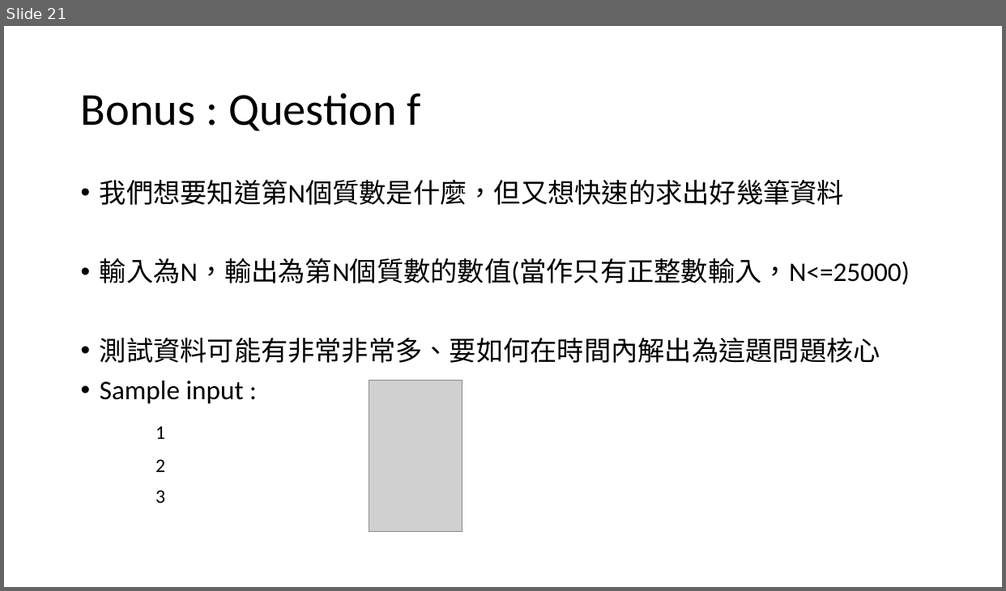
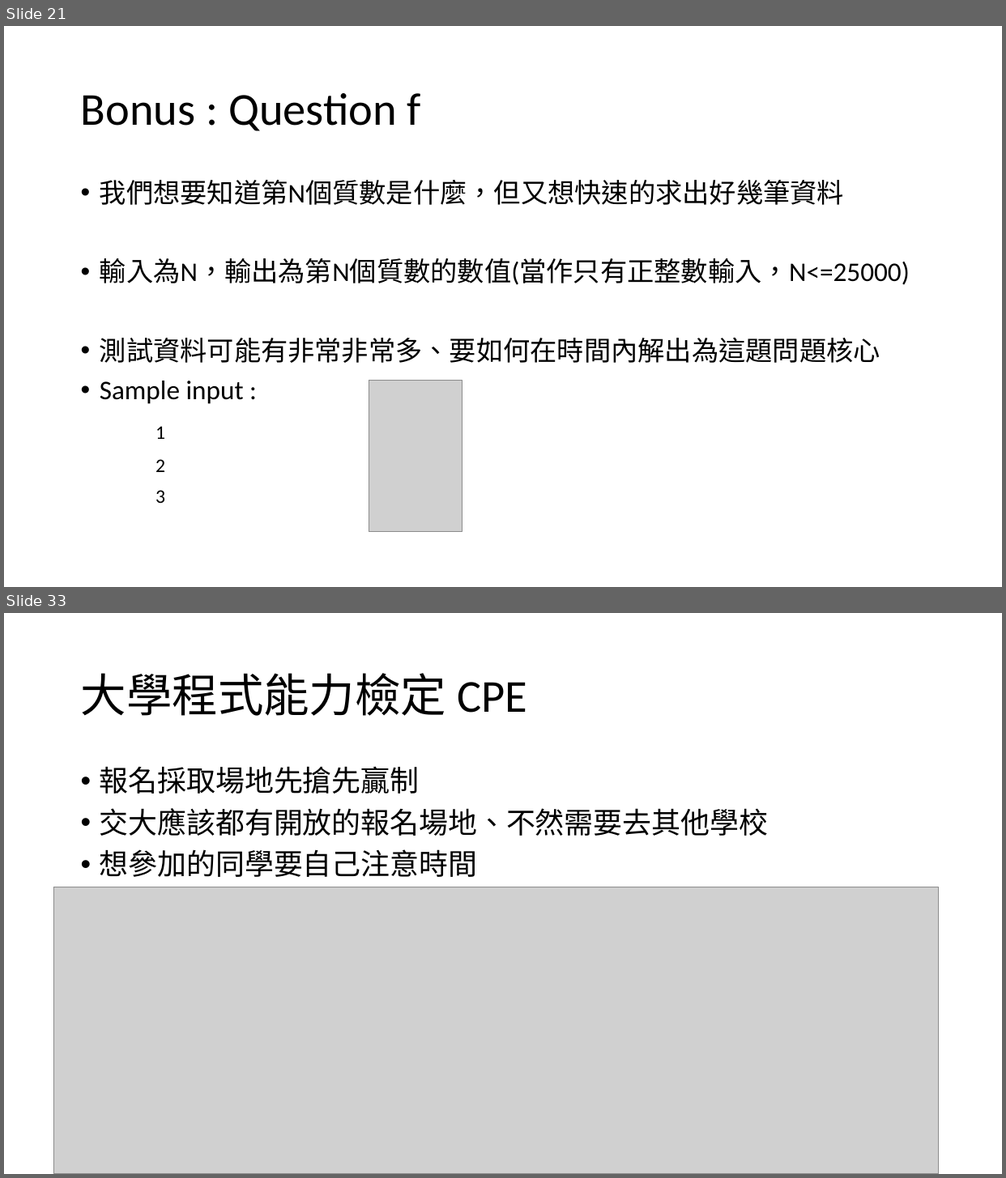
Before and after one commit to TheLurkingCat/Introduction-to-Computers-and-Programming, a slide deck: hw5/hw5.pptx. Shown one above the other, each under a label of ours: slide 21 before the commit, slides 21 and 33 after it; the slides between them are not shown. The pictures are 1006x591 and 1006x1178 pixels, drawn with LibreOffice and Linux fonts; fonts in the diff are those of the drawing; grey boxes stand for pictures. Boxes give left, top, right and bottom in pixels: in the first picture for what was removed or moved away, otherwise in the second. Text is boxed around its words. In the diff, an @@ line names an element or a change of style, - is before the commit and + after.

```diff
--- a/hw5/hw5.pptx
+++ b/hw5/hw5.pptx
@@ slide 33 added at (x1=4, y1=613, x2=1002, y2=1174), background #FFFFFF @@
@@ title added at (x1=81, y1=673, x2=527, y2=716), 44 pt, text #000000 @@
+大學程式能力檢定 CPE
@@ text added at (x1=100, y1=766, x2=768, y2=877), 28 pt, text #000000 @@
+• 報名採取場地先搶先贏制
+• 交大應該都有開放的報名場地、不然需要去其他學校
+• 想參加的同學要自己注意時間
@@ picture added at (x1=54, y1=887, x2=939, y2=1174) @@
```
Also in this commit, not shown: 3 slides changed, 13 other slides added, 3 other files.
